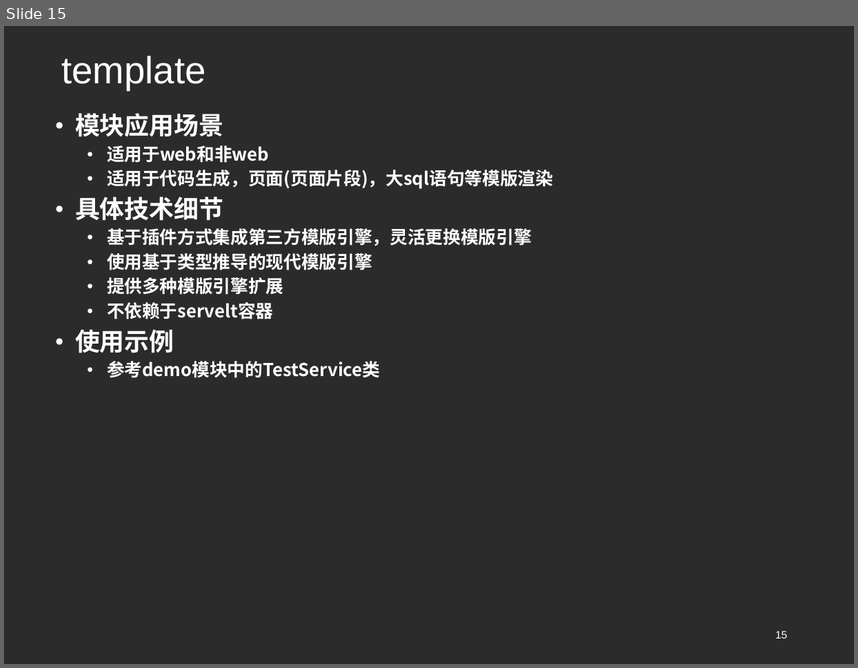
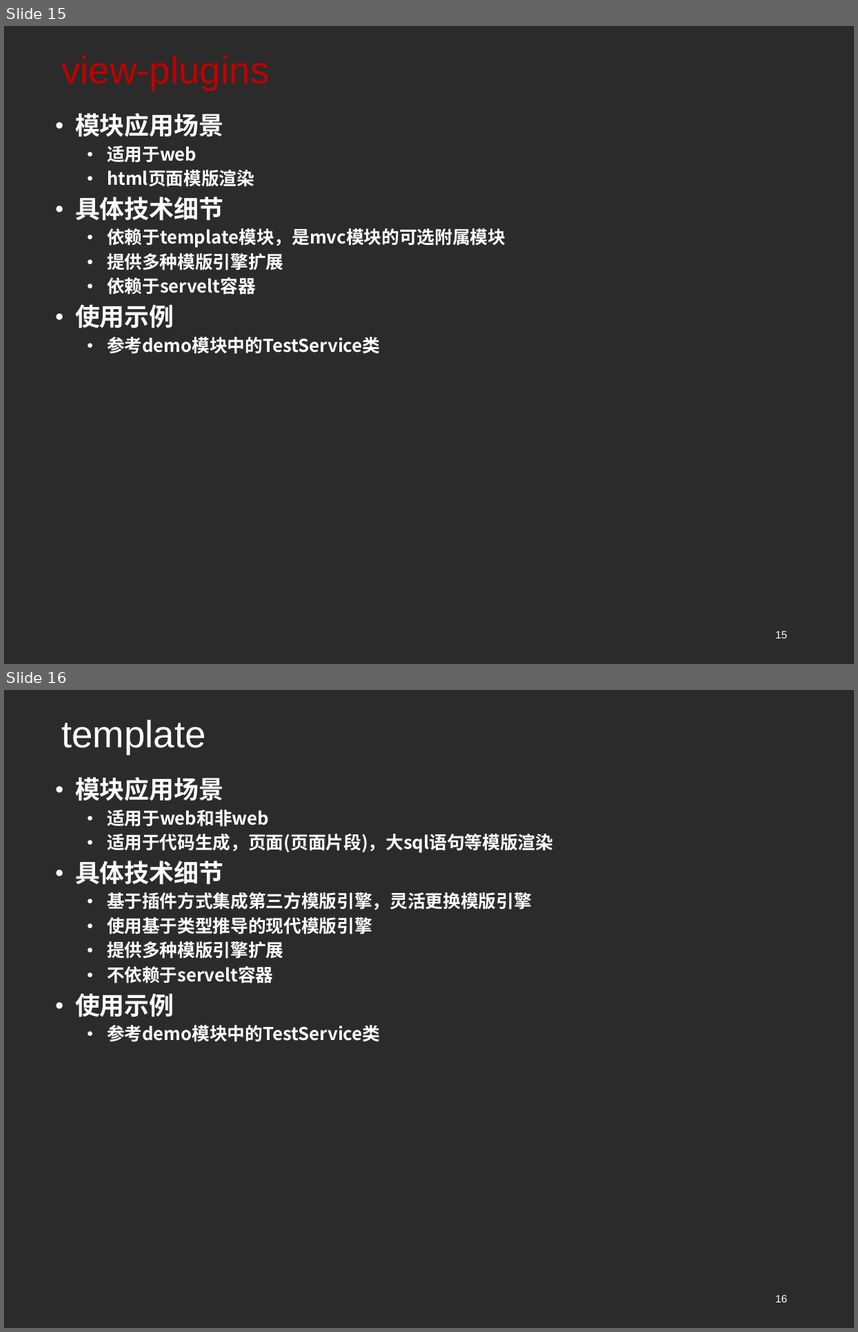
Before and after one commit to wlzsoft/simplify-framework, a slide deck: src/doc/simplify框架预演稿20161116.ppt. Shown one above the other, each under a label of ours: slide 15 before the commit, slides 15 and 16 after it. The pictures are 858x668 and 858x1332 pixels, drawn with LibreOffice and Linux fonts; fonts in the diff are those of the drawing; background and template pictures are left out; a plain dark background stands for a picture behind light text. Boxes give left, top, right and bottom in pixels: in the first picture for what was removed or moved away, otherwise in the second. Text is boxed around its words. In the diff, an @@ line names an element or a change of style, - is before the commit and + after.

```diff
--- a/src/doc/simplify框架预演稿20161116.ppt
+++ b/src/doc/simplify框架预演稿20161116.ppt
@@ slide 15 added at box(4, 26, 854, 664), background picture (left out) @@
@@ title added at box(61, 56, 269, 90), 32 pt, text #C00000 @@
+view-plugins
@@ subtitle added at box(75, 113, 506, 354), 15 pt, text #FFFFFF, bold @@
+● 模块应用场景
+  ● 适用于web
+  ● html页面模版渲染
+● 具体技术细节
+  ● 依赖于template模块，是mvc模块的可选附属模块
+  ● 提供多种模版引擎扩展
+  ● 依赖于servelt容器
+● 使用示例
+  ● 参考demo模块中的TestService类
@@ page number added at box(775, 630, 787, 638), 9 pt, text #FFFFFF @@
+15
@@ what was slide 15 is now slide 16 @@
@@ page number at box(775, 1294, 787, 1302): text changed @@
-15
+16
```
Also in this commit, not shown: 6 slides changed, 5 other slides added, 1 slide removed.
